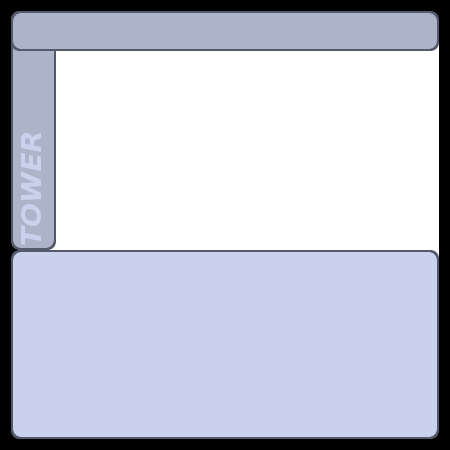
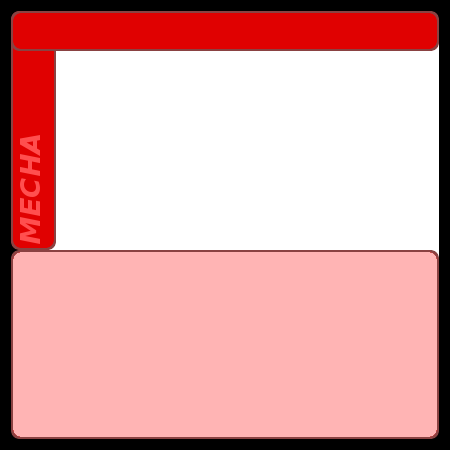
Layers edited between the first and the second 450 x 450 image:
hid "TOWER" over (21, 133, 41, 245)
showed "MECHA" over (20, 135, 40, 244)
hid "Text Frame Grey" over (11, 250, 439, 439)
showed "Text Frame Red", painted on it over (11, 250, 439, 439)
hid "Name Frame Grey" over (11, 11, 439, 51)
showed "Name Frame Red" over (11, 11, 439, 51)
hid "Stat Box Grey" over (11, 11, 56, 250)
showed "Stat Frame Red" over (11, 11, 56, 250)
